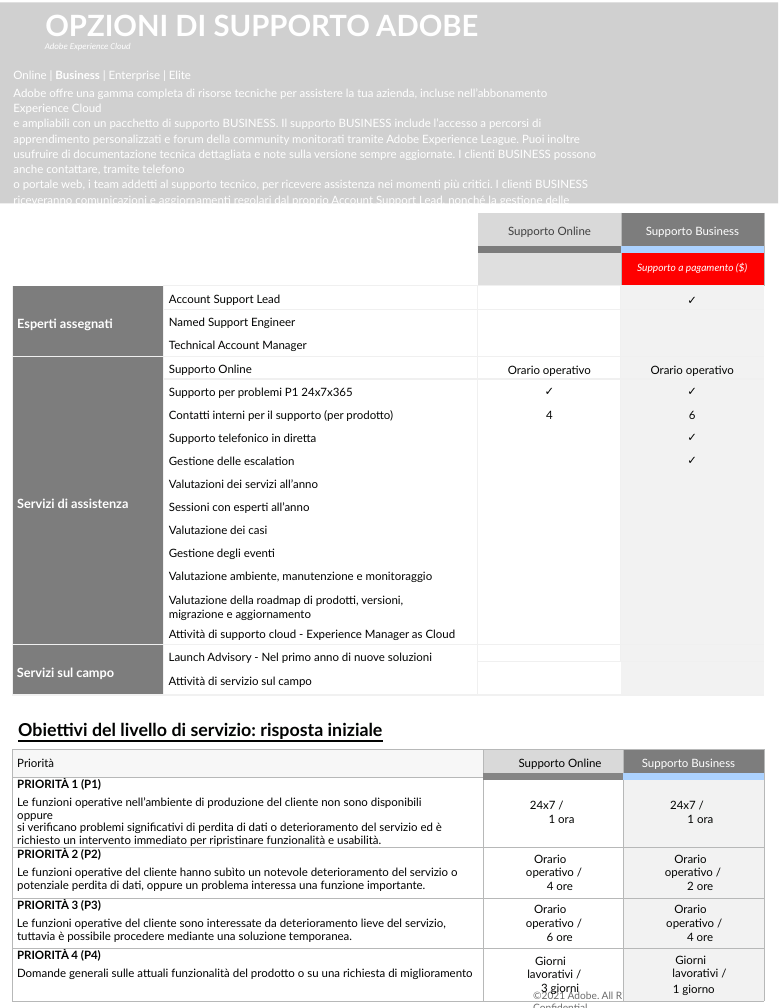
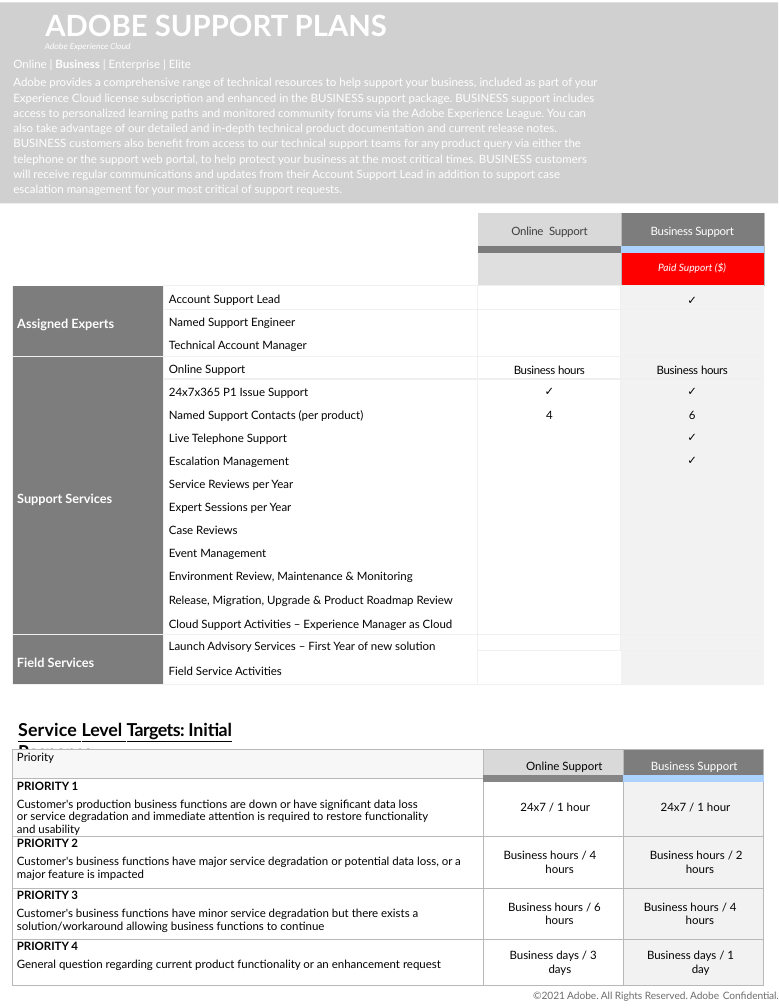
Before and after one commit to AdobeDocs/support-resources.it-IT, a slide deck: slide 1 of help/data-sheets/assets/BusinessSupportDatasheet.pptx. Drawn at 779x1008 pixels with LibreOffice and Linux fonts; fonts in the diff are those of the drawing; grey boxes stand for pictures; background and template pictures are left out. Boxes give left, top, right and bottom in pixels: in the first picture for what was removed or moved away, otherwise in the second. Text is boxed around its words. In the diff, an @@ line names an element or a change of style, - is before the commit and + after.

```diff
--- a/help/data-sheets/assets/BusinessSupportDatasheet.pptx
+++ b/help/data-sheets/assets/BusinessSupportDatasheet.pptx
@@ title at (x1=45, y1=15, x2=387, y2=36): text changed @@
-OPZIONI DI SUPPORTO ADOBE
+ADOBE SUPPORT PLANS
@@ text "Online | Business | Enterprise ..." moved from (x1=13, y1=71, x2=596, y2=640) to (x1=13, y1=60, x2=598, y2=180) @@
@@ text at (x1=13, y1=76, x2=598, y2=180): text changed @@
-Adobe offre una gamma completa di risorse tecniche per assistere la tua azienda, incluse nell’abbonamento Experience Cloud
-e ampliabili con un pacchetto di supporto BUSINESS. Il supporto BUSINESS include l’accesso a percorsi di apprendimento personalizzati e forum della community monitorati tramite Adobe Experience League. Puoi inoltre usufruire di documentazione tecnica dettagliata e note sulla versione sempre aggiornate. I clienti BUSINESS possono anche contattare, tramite telefono
-o portale web, i team addetti al supporto tecnico, per ricevere assistenza nei momenti più critici. I clienti BUSINESS riceveranno comunicazioni e aggiornamenti regolari dal proprio Account Support Lead, nonché la gestione delle escalation per le richieste
-di supporto più critiche.
+Adobe provides a comprehensive range of technical resources to help support your business, included as part of your Experience Cloud license subscription and enhanced in the BUSINESS support package. BUSINESS support includes access to personalized learning paths and monitored community forums via the Adobe Experience League. You can also take advantage of our detailed and in-depth technical product documentation and current release notes. BUSINESS customers also benefit from access to our technical support teams for any product query via either the telephone or the support web portal, to help protect your business at the most critical times. BUSINESS customers will receive regular communications and updates from their Account Support Lead in addition to support case escalation management for your most critical of support requests.
@@ table at (x1=12, y1=213, x2=764, y2=686) @@
-row 1, column 3: Supporto Online
+row 1, column 3: Online Support
-row 1, column 4: Supporto Business
+row 1, column 4: Business Support
-row 2, column 4: Supporto a pagamento ($)
+row 2, column 4: Paid Support ($)
-row 3, column 1: Esperti assegnati
+row 3, column 1: Assigned Experts
-row 6: Servizi di assistenza | Supporto Online | Orario operativo | Orario operativo
+row 6: Support Services | Online Support | Business hours | Business hours
-row 7, column 2: Supporto per problemi P1 24x7x365
+row 7, column 2: 24x7x365 P1 Issue Support
-row 8, column 2: Contatti interni per il supporto (per prodotto)
+row 8, column 2: Named Support Contacts (per product)
-row 9, column 2: Supporto telefonico in diretta
+row 9, column 2: Live Telephone Support
-row 10, column 2: Gestione delle escalation
+row 10, column 2: Escalation Management
-row 11, column 2: Valutazioni dei servizi all’anno
+row 11, column 2: Service Reviews per Year
-row 12, column 2: Sessioni con esperti all’anno
+row 12, column 2: Expert Sessions per Year
-row 13, column 2: Valutazione dei casi
+row 13, column 2: Case Reviews
-row 14, column 2: Gestione degli eventi
+row 14, column 2: Event Management
-row 15, column 2: Valutazione ambiente, manutenzione e monitoraggio
+row 15, column 2: Environment Review, Maintenance & Monitoring
-row 16, column 2: Valutazione della roadmap di prodotti, versioni, migrazione e aggiornamento
+row 16, column 2: Release, Migration, Upgrade & Product Roadmap Review
-row 17, column 2: Attività di supporto cloud - Experience Manager as Cloud
+row 17, column 2: Cloud Support Activities – Experience Manager as Cloud
-row 18, column 1: Servizi sul campo
+row 18, column 1: Field Services
-row 18, column 2: Launch Advisory - Nel primo anno di nuove soluzioni / Attività di servizio sul campo
+row 18, column 2: Launch Advisory Services – First Year of new solution / Field Service Activities
@@ text at (x1=18, y1=722, x2=232, y2=762): text changed @@
-Obiettivi del livello di servizio: risposta iniziale
+Service Level Targets: Initial Response
@@ table at (x1=12, y1=750, x2=763, y2=979) @@
-row 1: Priorità | Supporto Online | Supporto Business
+row 1: Priority | Online Support | Business Support
-row 2: PRIORITÀ 1 (P1) / Le funzioni operative nell’ambiente di produzione del cliente non sono disponibili oppure si verificano problemi significativi di perdita di dati o deterioramento del servizio ed è richiesto un intervento immediato per ripristinare funzionalità e usabilità. | 24x7 / 1 ora | 24x7 / 1 ora
+row 2: PRIORITY 1 / Customer's production business functions are down or have significant data loss or service degradation and immediate attention is required to restore functionality and usability | 24x7 / 1 hour | 24x7 / 1 hour
-row 3: PRIORITÀ 2 (P2) / Le funzioni operative del cliente hanno subìto un notevole deterioramento del servizio o potenziale perdita di dati, oppure un problema interessa una funzione importante. | Orario operativo / 4 ore | Orario operativo / 2 ore
+row 3: PRIORITY 2 / Customer's business functions have major service degradation or potential data loss, or a major feature is impacted | Business hours / 4 hours | Business hours / 2 hours
-row 4: PRIORITÀ 3 (P3) / Le funzioni operative del cliente sono interessate da deterioramento lieve del servizio, tuttavia è possibile procedere mediante una soluzione temporanea. | Orario operativo / 6 ore | Orario operativo / 4 ore
+row 4: PRIORITY 3 / Customer's business functions have minor service degradation but there exists a solution/workaround allowing business functions to continue | Business hours / 6 hours | Business hours / 4 hours
-row 5: PRIORITÀ 4 (P4) / Domande generali sulle attuali funzionalità del prodotto o su una richiesta di miglioramento | Giorni lavorativi / 3 giorni | Giorni lavorativi / / 1 giorno
+row 5: PRIORITY 4 / General question regarding current product functionality or an enhancement request | Business days / 3 days | Business days / 1 day
@@ text "©2021 Adobe. All Rights Reserved. ..." at (x1=533, y1=991, x2=779, y2=1001): letter spacing 0 to -0.1 pt @@
```
Also in this commit, not shown: 2 other slides changed, 7 other files.
